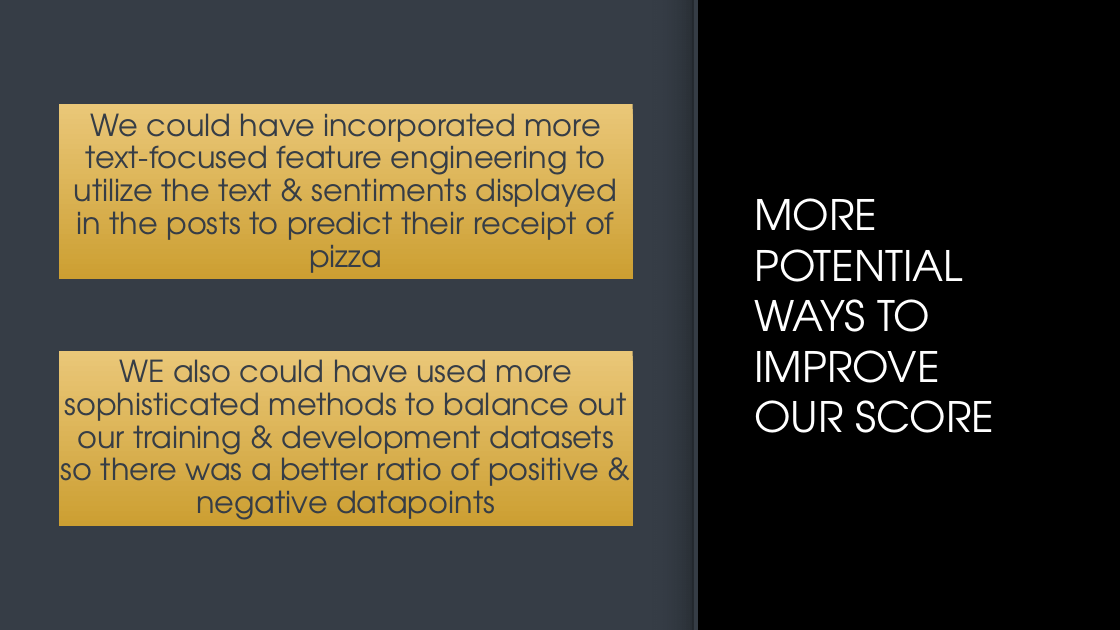
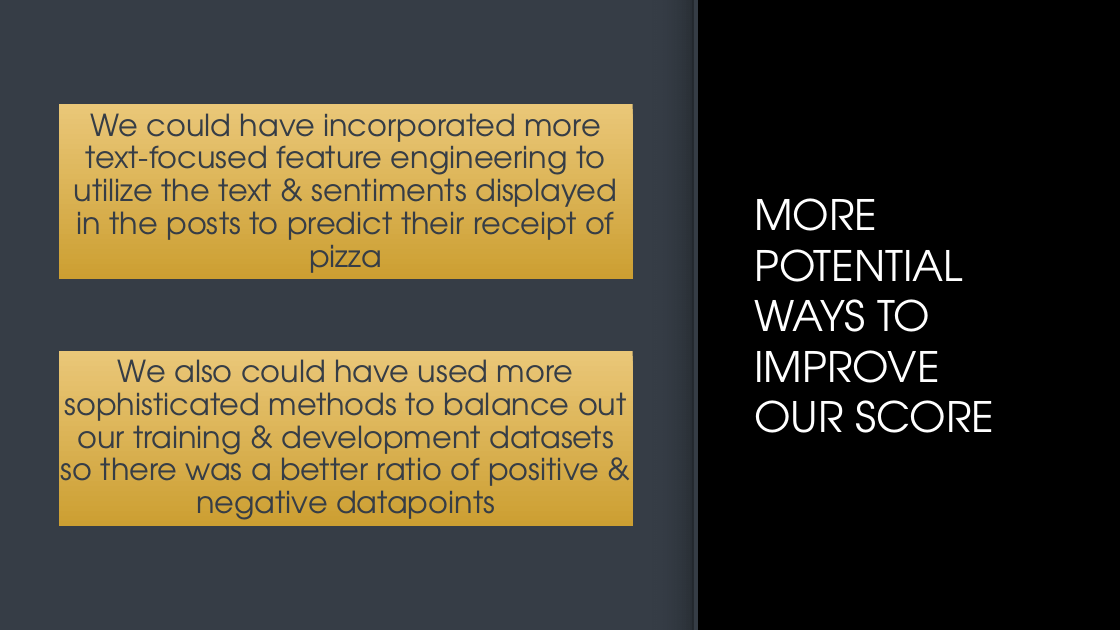
Before and after one commit to superpeter55/w207_final_project_pizza, a slide deck: slide 12 of w207_ProjectPizza_Presentation.pptx. Drawn at 1120x630 pixels with LibreOffice and Linux fonts; fonts in the diff are those of the drawing; background and template pictures are left out. Boxes give left, top, right and bottom in pixels: in the first picture for what was removed or moved away, otherwise in the second. Text is boxed around its words. In the diff, an @@ line names an element or a change of style, - is before the commit and + after.

```diff
--- a/w207_ProjectPizza_Presentation.pptx
+++ b/w207_ProjectPizza_Presentation.pptx
@@ text at <box>61,359,627,528</box>: text changed @@
-WE also could have used more sophisticated methods to balance out our training & development datasets so there was a better ratio of positive & negative datapoints
+We also could have used more sophisticated methods to balance out our training & development datasets so there was a better ratio of positive & negative datapoints
```
Also in this commit, not shown: 1 slide added.
